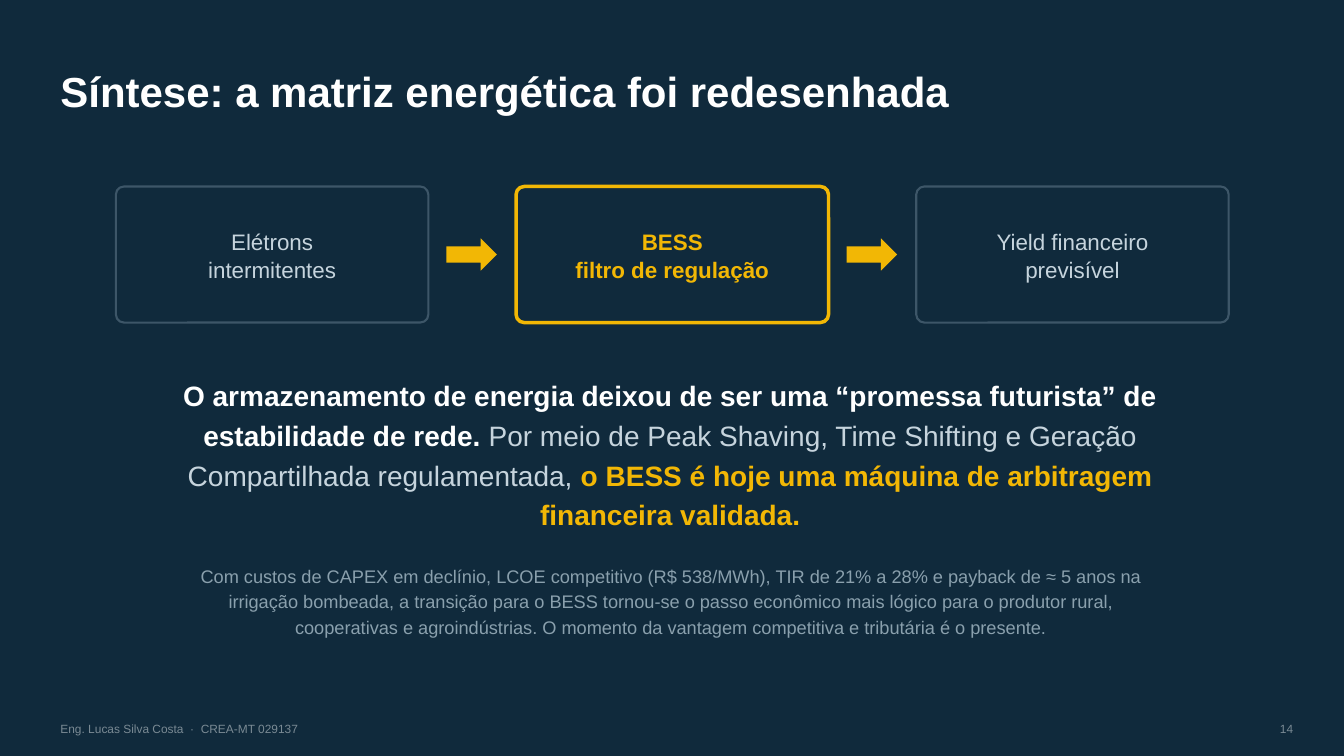
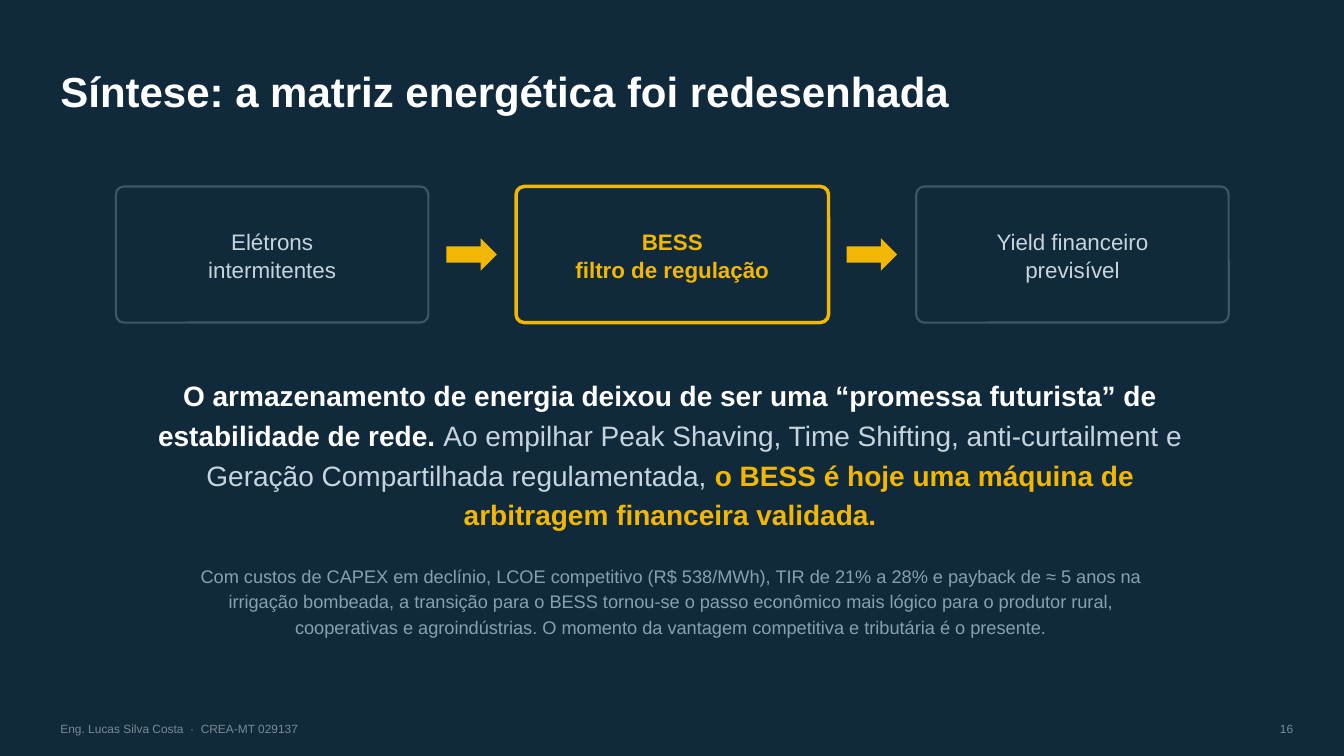
Before and after one commit to Lucas200988/sonare-crm, a slide deck: slide 16 of apresentacoes/BESS_Brasil_Lucas_Silva_Costa.pptx (slide 14 before the commit). Drawn at 1344x756 pixels with LibreOffice and Linux fonts; fonts in the diff are those of the drawing. Boxes give left, top, right and bottom in pixels: in the first picture for what was removed or moved away, otherwise in the second. Text is boxed around its words. In the diff, an @@ line names an element or a change of style, - is before the commit and + after.

```diff
--- a/apresentacoes/BESS_Brasil_Lucas_Silva_Costa.pptx
+++ b/apresentacoes/BESS_Brasil_Lucas_Silva_Costa.pptx
@@ text at box(158, 385, 1182, 531): text changed; text colour #FFFFFF to #C6D4DD @@
-O armazenamento de energia deixou de ser uma “promessa futurista” de estabilidade de rede. Por meio de Peak Shaving, Time Shifting e Geração Compartilhada regulamentada, o BESS é hoje uma máquina de arbitragem financeira validada.
+O armazenamento de energia deixou de ser uma “promessa futurista” de estabilidade de rede. Ao empilhar Peak Shaving, Time Shifting, anti-curtailment e Geração Compartilhada regulamentada, o BESS é hoje uma máquina de arbitragem financeira validada.
@@ text at box(1280, 725, 1293, 733): text changed @@
-14
+16
```
Also in this commit, not shown: 9 other slides changed, 2 slides added.
